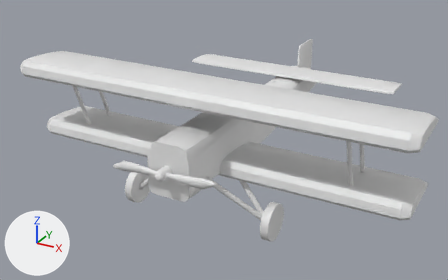
An edit to the FBX model 4P Hitman/Assets/Models/Plane.FBX, drawn before and after from the same camera.
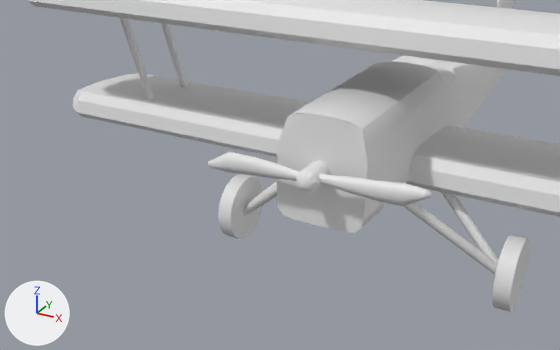
There are two pictures of each version: one whole from a 50 mm lens placed at (2.22, -11.29, 4.99), pointed at (-1.36, -4.78, 1.73), one close up from a 50 mm lens placed at (0.5, -9.83, 3.69), pointed at (-1.27, -6.62, 2.08). The lights are fixed; the arrows at lower left show +X, +Y and +Z. Where no turn or scale is listed for an object, it has been applied to the vertices.

The first close-up shows 'Cylinder002', 'Object', 'Propel', 'Propel2'.
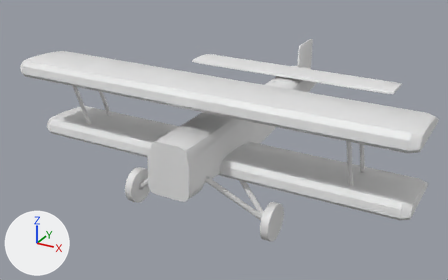
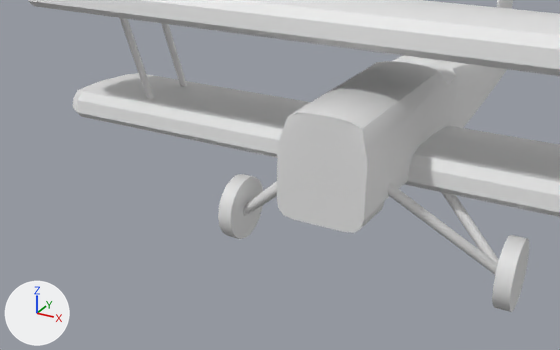
The newer file is also turned or shifted as a whole; pictures and numbers use the older file's frame.

Where the change shows, as pixel boxes [x1, y1, x2, y2] in the close-ups (560 x 350 px):
```json
{"object": "Propel", "change": "deleted", "before": [319, 173, 432, 206]}
{"object": "Propel2", "change": "deleted", "before": [208, 152, 300, 181]}
{"object": "Cylinder002", "change": "deleted", "before": [296, 160, 330, 192]}
```

Scene script edits in JSON lines:
```json
{"op": "remove", "block": "ob_cylinder002", "code": ["ob_cylinder002 = bpy.data.objects.new('Cylinder002', me_mesh_001)", "ob_cylinder002.location = (-1.127, -7.249, 2.069)"]}
{"op": "remove", "block": "ob_propel", "code": ["ob_propel = bpy.data.objects.new('Propel', me_mesh_002)", "ob_propel.location = (-0.799, -7.236, 2.08)"]}
{"op": "remove", "block": "ob_propel2", "code": ["ob_propel2 = bpy.data.objects.new('Propel2', me_mesh_003)", "ob_propel2.location = (-1.454, -7.236, 2.051)"]}
```
